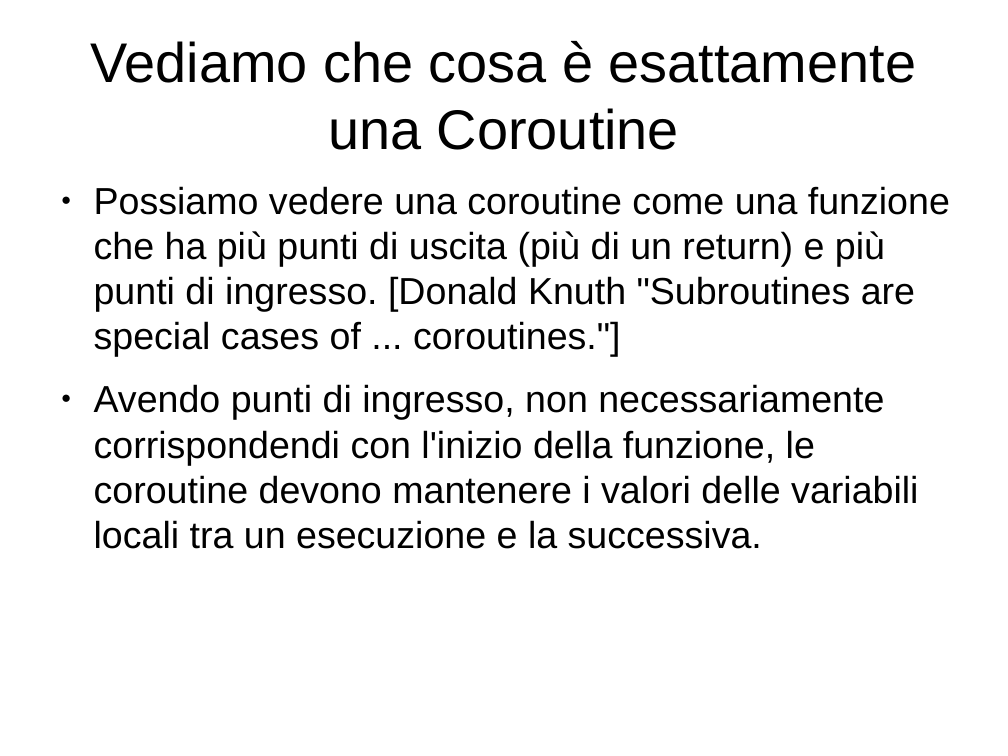
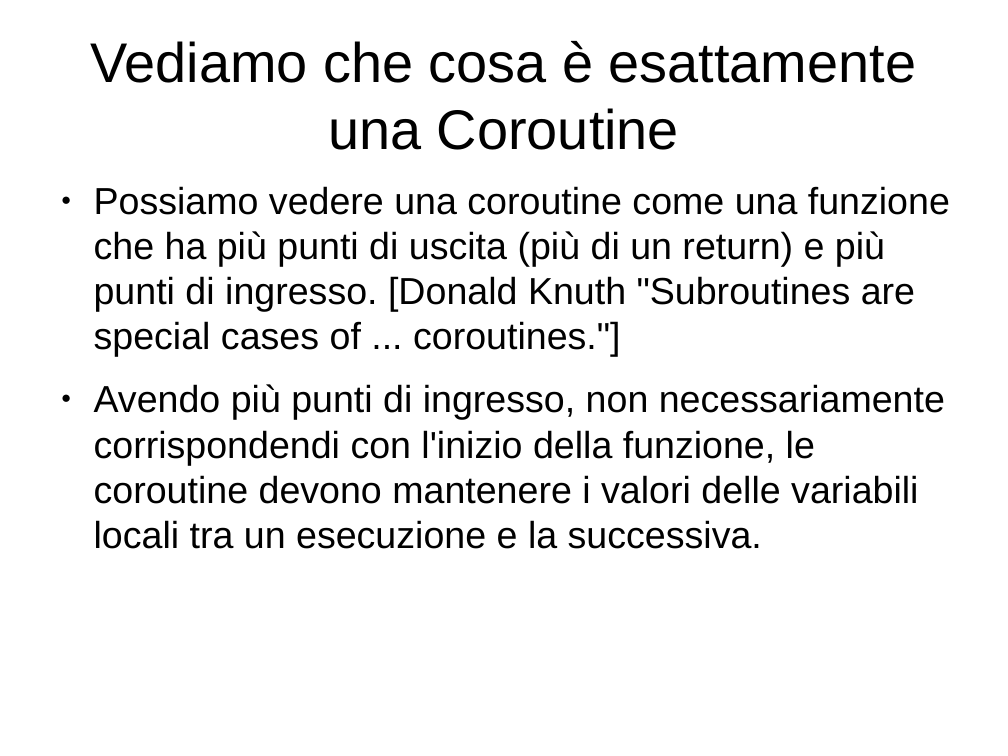
Before and after one commit to mdionisio/workshop_coroutine, a slide deck: slide 8 of presentazione.odp. Drawn at 1008x756 pixels with LibreOffice and Linux fonts; fonts in the diff are those of the drawing. Boxes give left, top, right and bottom in pixels: in the first picture for what was removed or moved away, otherwise in the second. Text is boxed around its words. In the diff, an @@ line names an element or a change of style, - is before the commit and + after.

```diff
--- a/presentazione.odp
+++ b/presentazione.odp
@@ text at (x1=94, y1=384, x2=945, y2=549): text changed @@
-● Avendo punti di ingresso, non necessariamente corrispondendi con l'inizio della funzione, le coroutine devono mantenere i valori delle variabili locali tra un esecuzione e la successiva.
+● Avendo più punti di ingresso, non necessariamente corrispondendi con l'inizio della funzione, le coroutine devono mantenere i valori delle variabili locali tra un esecuzione e la successiva.
```
Also in this commit, not shown: 4 other slides changed.
